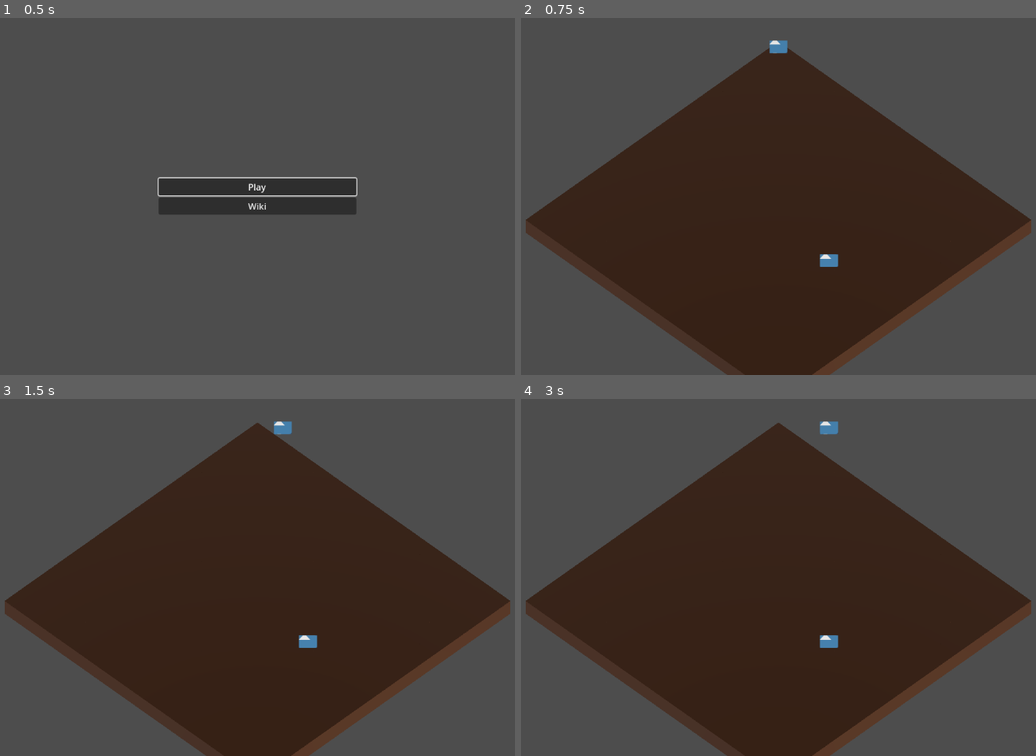
Above: before the commit, frames 1-4 (two rows, left to right).
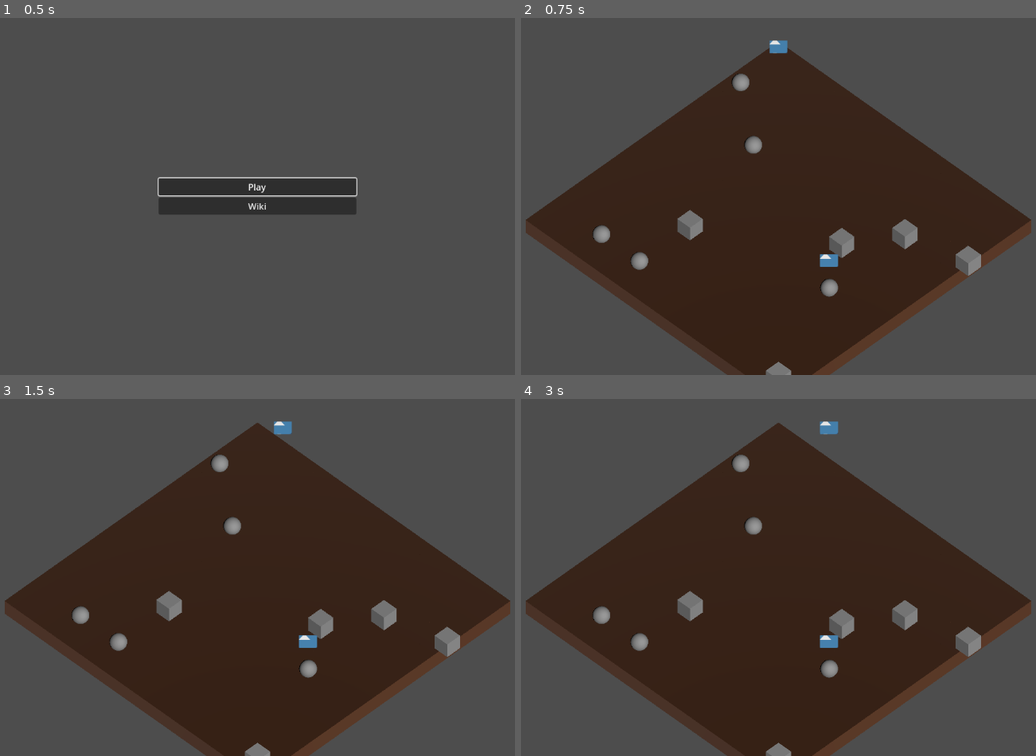
Above: after the commit, the same moments.

Repository: nialsiG/Carthage
Game: Godot game, scene res://Screens/StartScreen.tscn
Two runs of this game, one before a commit and one after it. Both use one fixed random seed, a clock stepped at 60 frames per second and the inputs below. The engine's default icon, where the game draws it, is replaced by a stand-in: a white triangle on a blue panel in a dark square.
Inputs (mouse positions are in pixels of both pictures, inside the frame that each line leads up to):
- Up to frame 1 (0.5 s): no input
- Up to frame 2 (0.75 s): click "Play" at 0.5 s
- Up to frame 3 (1.5 s): tap Enter at 1.25 s; move the mouse to (396, 559) at 1.27 s; hold D (Right) from 1.28 s (still down); tap W (Top) at 1.35 s; click (396, 559) at 1.42 s
- Up to frame 4 (3 s): tap Space at 2 s; move the mouse to (649, 595) at 2.02 s; release D (Right) at 2.03 s; hold Down (Down) 2.03-2.78 s; tap W (Top) at 2.1, 2.85 s; click (649, 595) at 2.17 s; tap Enter at 2.75 s; move the mouse to (840, 498) at 2.77 s; hold D (Right) from 2.78 s (still down); click (840, 498) at 2.92 s

Frame 1 is identical in both runs. In frame 2, 2.0% of the frame differs, in the area x 13-90%, y 15-100%; in frame 3, 2.0%; in frame 4, 2.0%.
Error after the commit: Invalid call. Nonexistent function 'GetTile' in base 'Nil'. (res://GameObjects/map_item.gd:13)

Commit message:
Feature: Reworked map and added  map generator. Added mock mesh for pickables and osbtacles

Diff:
--- /dev/null
+++ b/game_jam_carthage/Factories/MapGenerator.tscn
@@ -0,0 +1,6 @@
+[gd_scene load_steps=2 format=3 uid="uid://bafqeag4kv8d6"]
+
+[ext_resource type="Script" path="res://Factories/map_generator.gd" id="1_phd2m"]
+
+[node name="MapGenerator" type="Node"]
+script = ExtResource("1_phd2m")
--- /dev/null
+++ b/game_jam_carthage/Factories/map_generator.gd
@@ -0,0 +1,33 @@
+extends Node
+class_name MapGenerator
+
+var tilePS = preload("res://GameObjects/Ground/MapTile.tscn")
+var mapPS = preload("res://GameObjects/Ground/Map.tscn")
+var baseMaterial = preload("res://Assets/Materials/DefaultGround.tres")
+var obstaclePS = preload("res://GameObjects/Obstacle.tscn")
+var pickablePS = preload("res://GameObjects/pickable.tscn")
+
+func GenerateMap(gameScreen : GameScreen, dimensions : Vector2):
+	var map = mapPS.instantiate() as Map
+	var width = int(dimensions.x)
+	var height = int(dimensions.y)
+	for x in width:
+		for y in height:
+			var tile = tilePS.instantiate()
+			map.AddTile(tile)
+			tile.Initialize(gameScreen, Vector2(x - (width / 2) + 1, y - (height / 2) + 1), baseMaterial)
+			tile.position = Vector3(x + 0.5 - width / 2, 0, y + 0.5 - height / 2)
+
+	for i in 5:
+		var x = randi_range(-dimensions.x / 2, dimensions.x / 2)
+		var y = randi_range(-dimensions.y / 2, dimensions.y / 2)
+		var pickable = pickablePS.instantiate()
+		map.AddPickable(pickable, Vector2(x, y))
+
+	for i in 5:
+		var x = randi_range(-dimensions.x / 2, dimensions.x / 2)
+		var y = randi_range(-dimensions.y / 2, dimensions.y / 2)
+		var obstacle = obstaclePS.instantiate()
+		map.AddObstacle(obstacle, Vector2(x, y))
+
+	return map
--- a/game_jam_carthage/GameObjects/Animals/Monkey.tscn
+++ b/game_jam_carthage/GameObjects/Animals/Monkey.tscn
@@ -14,8 +14,6 @@
 "speed": 5.0
 }]
 
-[sub_resource type="BoxShape3D" id="BoxShape3D_f056c"]
-
 [sub_resource type="PlaneMesh" id="PlaneMesh_1d7jn"]
 size = Vector2(1, 1)
 
@@ -26,8 +24,7 @@
 resource_local_to_scene = true
 albedo_texture = SubResource("ViewportTexture_s0p34")
 
-[node name="Monkey" type="CharacterBody3D"]
-input_ray_pickable = false
+[node name="Monkey" type="Node3D"]
 script = ExtResource("1_bucc7")
 
 [node name="SubViewport" type="SubViewport" parent="."]
@@ -41,12 +38,6 @@
 scale = Vector2(0.8, 0.8)
 sprite_frames = SubResource("SpriteFrames_kkynf")
 
-[node name="CollisionShape3D" type="CollisionShape3D" parent="."]
-shape = SubResource("BoxShape3D_f056c")
-
-[node name="CSGBox3D" type="CSGBox3D" parent="CollisionShape3D"]
-visible = false
-
 [node name="ViewPortQuad" type="MeshInstance3D" parent="."]
 transform = Transform3D(0.707107, 0.707107, -3.09086e-08, 0, -4.37114e-08, -1, -0.707107, 0.707107, -3.09086e-08, 0, 0, 0)
 mesh = SubResource("PlaneMesh_1d7jn")
--- a/game_jam_carthage/GameObjects/Animals/monkey.gd
+++ b/game_jam_carthage/GameObjects/Animals/monkey.gd
@@ -1,10 +1,9 @@
-extends CharacterBody3D
+extends MapItem
 class_name Monkey
 
 var _isLeader : bool = true
 var _isStray : bool = true
 var _waitingForTurnCompletion : bool
-var _tile : Vector2 = Vector2.ZERO
 
 func _ready():
 	var viewport: SubViewport = $SubViewport
@@ -31,10 +30,3 @@
 func React():
 	if (_isLeader || _isStray):
 		return
-
-func SetTile(tile : Vector2):
-	_tile = tile
-	print("Monkey "+str(tile) + " pour "+ str(position))
-
-func GetTile() -> Vector2:
-	return _tile
--- /dev/null
+++ b/game_jam_carthage/GameObjects/Ground/Map.tscn
@@ -0,0 +1,12 @@
+[gd_scene load_steps=2 format=3 uid="uid://c414k1hw4m2wt"]
+
+[ext_resource type="Script" path="res://GameObjects/Ground/map.gd" id="1_yrhoe"]
+
+[node name="Map" type="Node3D"]
+script = ExtResource("1_yrhoe")
+
+[node name="Tiles" type="Node3D" parent="."]
+
+[node name="Obstacles" type="Node3D" parent="."]
+
+[node name="Pickables" type="Node3D" parent="."]
--- /dev/null
+++ b/game_jam_carthage/GameObjects/Ground/map.gd
@@ -0,0 +1,44 @@
+extends Node3D
+class_name Map
+
+var _tiles : Array[MapTile] = []
+var _pickables : Array[Pickable] = []
+var _obstacles : Array[Obstacle] = []
+
+@onready var _tilesNode : Node3D = $Tiles
+@onready var _obstaclesNode : Node3D = $Obstacles
+@onready var _pickablesNode : Node3D = $Pickables
+
+func _ready():
+	for tile in _tiles:
+		_tilesNode.add_child(tile)
+
+	for pickable in _pickables:
+		_pickablesNode.add_child(pickable)
+
+	for obstacle in _obstacles:
+		_obstaclesNode.add_child(obstacle)
+
+func AddTile(tile : MapTile):
+	_tiles.append(tile)
+
+func AddPickable(pickable : Pickable, position : Vector2):
+	_pickables.append(pickable)
+	pickable.position = Vector3(position.x + 0.5, 0, position.y + 0.5)
+	pickable.SetTile(GetTile(position.x, position.y))
+
+
+func AddObstacle(obstacle : Obstacle, position : Vector2):
+	_obstacles.append(obstacle)
+	obstacle.position = Vector3(position.x + 0.5, 0, position.y + 0.5)
+	obstacle.SetTile(GetTile(position.x, position.y))
+
+func GetTile(x : float, y : float):
+	for tile in _tiles:
+		var coords = tile.GetTile()
+		if (coords.x == x && coords.y == y):
+			return tile
+	return null
+
+func GetTilefromVec(position : Vector2):
+	return GetTile(position.x, position.y)
--- a/game_jam_carthage/GameObjects/Ground/map_tile.gd
+++ b/game_jam_carthage/GameObjects/Ground/map_tile.gd
@@ -3,18 +3,20 @@
 
 var _coords : Vector2 = Vector2(0,0)
 var _gameScreen : GameScreen
+var _mapItems : Array[MapTile]
+var _material : StandardMaterial3D
 
 @onready var _mesh : CSGBox3D = $Mesh
 @onready var _selectionMesh : CSGBox3D = $Selected
 
 # Called when the node enters the scene tree for the first time.
 func _ready():
-	pass # Replace with function body.
+	_mesh.material = _material
 
 func Initialize(gameScreen : GameScreen, coordinates : Vector2, material : StandardMaterial3D):
 	_gameScreen = gameScreen
 	_coords = coordinates
-	_mesh.material = material
+	_material = material
 	print("tile: " +str(_coords))
 
 func _on_input_event(camera, event, event_position, normal, shape_idx):
@@ -27,3 +29,11 @@
 
 func GetTile() -> Vector2:
 	return _coords
+
+func EnterTile(mapItem : MapItem):
+	_mapItems.append(mapItem)
+
+func LeaveTile(mapItem : MapItem):
+	var index = _mapItems.find(mapItem)
+	if (index >= 0):
+		_mapItems.remove_at(index)
--- a/game_jam_carthage/GameObjects/Obstacle.tscn
+++ b/game_jam_carthage/GameObjects/Obstacle.tscn
@@ -1,6 +1,11 @@
-[gd_scene load_steps=2 format=3 uid="uid://c114ms1a2weh7"]
+[gd_scene load_steps=3 format=3 uid="uid://b6tnc5260akbx"]
 
 [ext_resource type="Script" path="res://GameObjects/obstacle.gd" id="1_4xtex"]
 
+[sub_resource type="BoxMesh" id="BoxMesh_y2n6l"]
+
 [node name="Obstacle" type="Node3D"]
 script = ExtResource("1_4xtex")
+
+[node name="MeshInstance3D" type="MeshInstance3D" parent="."]
+mesh = SubResource("BoxMesh_y2n6l")
--- /dev/null
+++ b/game_jam_carthage/GameObjects/map_item.gd
@@ -0,0 +1,13 @@
+extends Node3D
+class_name MapItem
+
+var _tile : MapTile
+
+func SetTile(tile : MapTile):
+	_tile = tile
+
+func GetTile() -> MapTile:
+	return _tile
+
+func GetTilePosition() -> Vector2 :
+	return _tile.GetTile()
--- a/game_jam_carthage/GameObjects/obstacle.gd
+++ b/game_jam_carthage/GameObjects/obstacle.gd
@@ -1,4 +1,6 @@
-extends Node3D
+extends MapItem
+class_name Obstacle
+
 const enums = preload("res://Singletons/enums.gd")
 
 @export var obstacle_type: enums.ObstableType = enums.ObstableType.ROCK
--- a/game_jam_carthage/GameObjects/pickable.gd
+++ b/game_jam_carthage/GameObjects/pickable.gd
@@ -1,4 +1,6 @@
-extends Node3D
+extends MapItem
+class_name Pickable
+
 const enums = preload("res://Singletons/enums.gd")
 
 @export var pickable_type: enums.PickableType = enums.PickableType.LEAF
--- a/game_jam_carthage/GameObjects/pickable.tscn
+++ b/game_jam_carthage/GameObjects/pickable.tscn
@@ -1,6 +1,11 @@
-[gd_scene load_steps=2 format=3 uid="uid://bhd7txn355cvg"]
+[gd_scene load_steps=3 format=3 uid="uid://bhd7txn355cvg"]
 
 [ext_resource type="Script" path="res://GameObjects/pickable.gd" id="1_5w2yh"]
 
+[sub_resource type="SphereMesh" id="SphereMesh_hnk4j"]
+
 [node name="Pickable" type="Node3D"]
 script = ExtResource("1_5w2yh")
+
+[node name="MeshInstance3D" type="MeshInstance3D" parent="."]
+mesh = SubResource("SphereMesh_hnk4j")
--- a/game_jam_carthage/Screens/GameScreen.tscn
+++ b/game_jam_carthage/Screens/GameScreen.tscn
@@ -1,10 +1,13 @@
-[gd_scene load_steps=3 format=3 uid="uid://byh8df8f8ldkr"]
+[gd_scene load_steps=4 format=3 uid="uid://byh8df8f8ldkr"]
 
 [ext_resource type="Script" path="res://Screens/game_screen.gd" id="1_tt61r"]
+[ext_resource type="PackedScene" uid="uid://bafqeag4kv8d6" path="res://Factories/MapGenerator.tscn" id="2_30ayw"]
 [ext_resource type="PackedScene" uid="uid://doqvcxpkdv1ak" path="res://GameObjects/Animals/Monkey.tscn" id="2_meuxl"]
 
 [node name="GameScreen" type="Node"]
 script = ExtResource("1_tt61r")
+
+[node name="MapGenerator" parent="." instance=ExtResource("2_30ayw")]
 
 [node name="Ground" type="Node3D" parent="."]
 
--- a/game_jam_carthage/Screens/game_screen.gd
+++ b/game_jam_carthage/Screens/game_screen.gd
@@ -4,10 +4,11 @@
 @onready var elements : Node3D = $Elements
 @onready var mousePositionLabel : Label =  $Label
 @onready var _ground : Node3D = $Ground
+@onready var _mapGenerator : MapGenerator = $MapGenerator
 
-var tilePS = preload("res://GameObjects/Ground/MapTile.tscn")
-var baseMaterial = preload("res://Assets/Materials/DefaultGround.tres")
 
+#var _tiles : Array[TileMap] = []
+var _map : Map
 var monkeys :Array[Monkey] = []
 var leader : Monkey
 var _focusTile : MapTile
@@ -18,15 +19,16 @@
 const InvalidMoveVector : Vector3 = Vector3(-10000, 0,-10000)
 
 func _ready():
-	GenerateMap(_mapDimensions)
+	_map = _mapGenerator.GenerateMap(self, _mapDimensions)
+	add_child(_map)
 
 	for element in elements.get_children():
 		if (element is Monkey):
-			var tile = GetTile(element.position)
+			var tile = _map.GetTilefromVec(Vector2(element.position.x, element.position.z))
 			element.SetTile(tile)
 			if(element.IsLeader() && leader == null):
 				leader = element
-				leader.SetTile(GetTile(leader.position))
+				leader.SetTile(_map.GetTilefromVec(ConvertPositionToTile(leader.position)))
 			if (!element.IsStray()):
 				monkeys.append(element)
 
@@ -35,18 +37,7 @@
 		leader.SetLeader()
 
 func _process(delta):
-	if CheckLeaderMove():
-		turn += 1
-
-func GenerateMap(dimensions : Vector2):
-	var width = int(dimensions.x)
-	var height = int(dimensions.y)
-	for x in width:
-		for y in height:
-			var tile = tilePS.instantiate()
-			_ground.add_child(tile)
-			tile.Initialize(self, Vector2(x - (width / 2) + 1, y - (height / 2) + 1), baseMaterial)
-			tile.position = Vector3(x + 0.5 - width / 2, 0, y + 0.5 - height / 2)
+	CheckLeaderMove()
 
 func CheckLeaderMove() -> bool:
 	var hasMoved = false
@@ -67,7 +58,7 @@
 signal MousePosition(position : Vector2)
 
 func TryGrabFocus(tile : MapTile)-> bool:
-	var distance = (leader.GetTile() - tile.GetTile()).length()
+	var distance = (leader.GetTilePosition() - tile.GetTile()).length()
 	var isValid = true
 	print(str(tile.GetTile())+" "+str(distance))
 	if (distance != 1):
@@ -83,17 +74,19 @@
 func _input(event):
 	if (event is InputEventMouseButton && event.button_index == MOUSE_BUTTON_RIGHT):
 		print("Right click")
-		var positionDiff = _focusTile.GetTile() - leader.GetTile()
+		var positionDiff = _focusTile.GetTile() - leader.GetTilePosition()
 		print("Diff position: "+str(positionDiff))
 		if (positionDiff.length() <= 1):
 			Move(leader, Vector3(positionDiff.x, 0, positionDiff.y))
 
-func Move(target : Node3D, positionDiff : Vector3):
-	target.position = leader.position + positionDiff
-	target.SetTile(GetTile(target.position))
+func Move(target : MapItem, positionDiff : Vector3):
+	target.position = target.position + positionDiff
+	target.SetTile(_map.GetTilefromVec(ConvertPositionToTile(target.position)))
 	_focusTile.ReleaseFocus()
+	if (target  == leader):
+		turn += 1
 
-func GetTile(tilePosition : Vector3) -> Vector2:
+func ConvertPositionToTile(tilePosition : Vector3) -> Vector2:
 	var x = 0
 	var z = 0
 
--- a/game_jam_carthage/Singletons/colobs_manager.gd
+++ b/game_jam_carthage/Singletons/colobs_manager.gd
@@ -1,13 +1,22 @@
 extends Node
+class_name BandManager
 
 var _band : Array[Monkey] = []
 
 func _ready():
 	pass
 
-
 func PushMonkeys(monkeys : Array[Monkey]):
 	_band = monkeys
 
 func PullMonkeys() -> Array[Monkey]:
 	return _band
+
+func PickItem(pickable : Pickable):
+	pass
+
+func MonkeyDied(monkey : Monkey):
+	pass
+
+func LeftScene():
+	pass
Not shown: 1 places in game_jam_carthage/GameObjects/Animals/Monkey.tscn that only renumber resources
